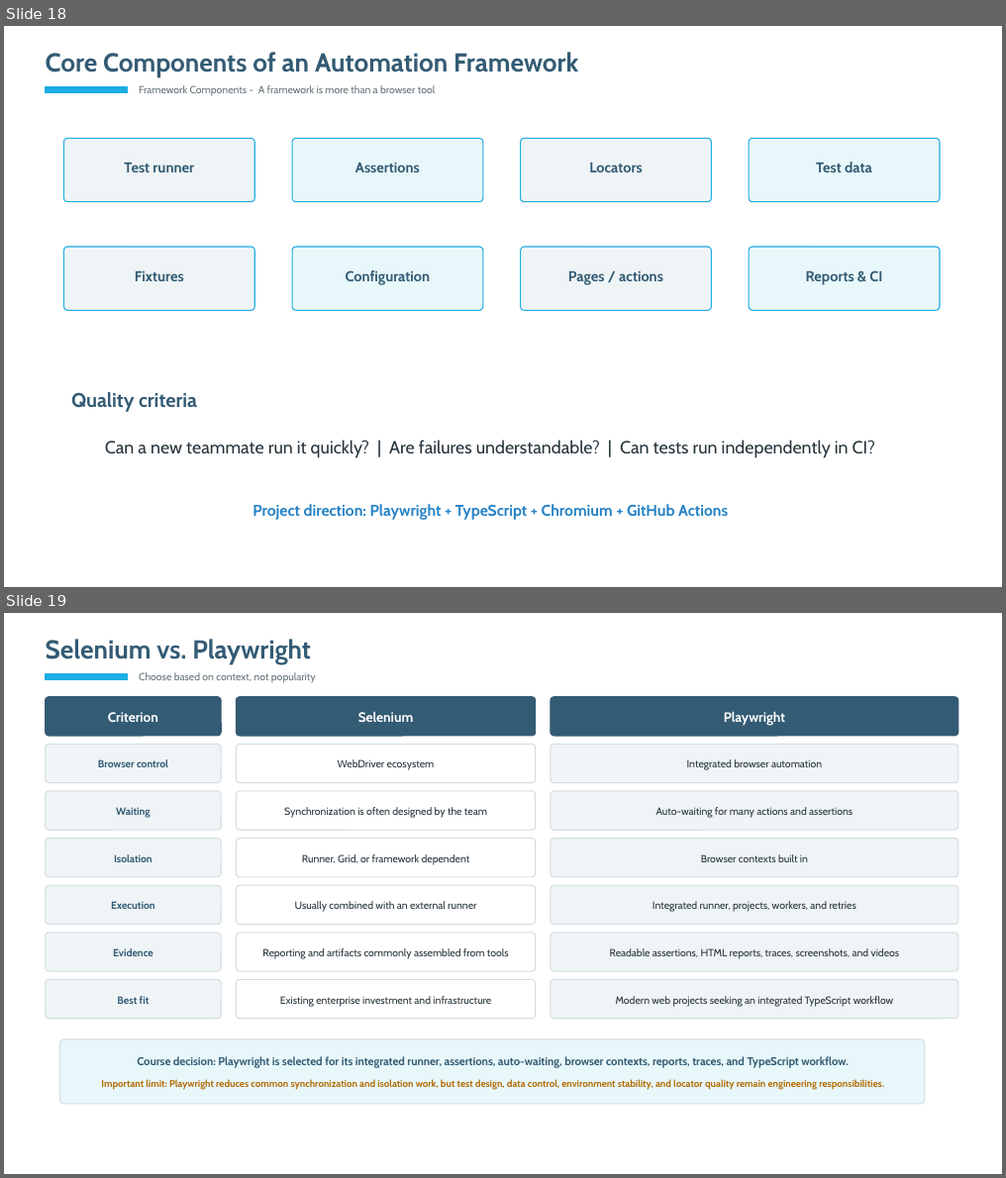
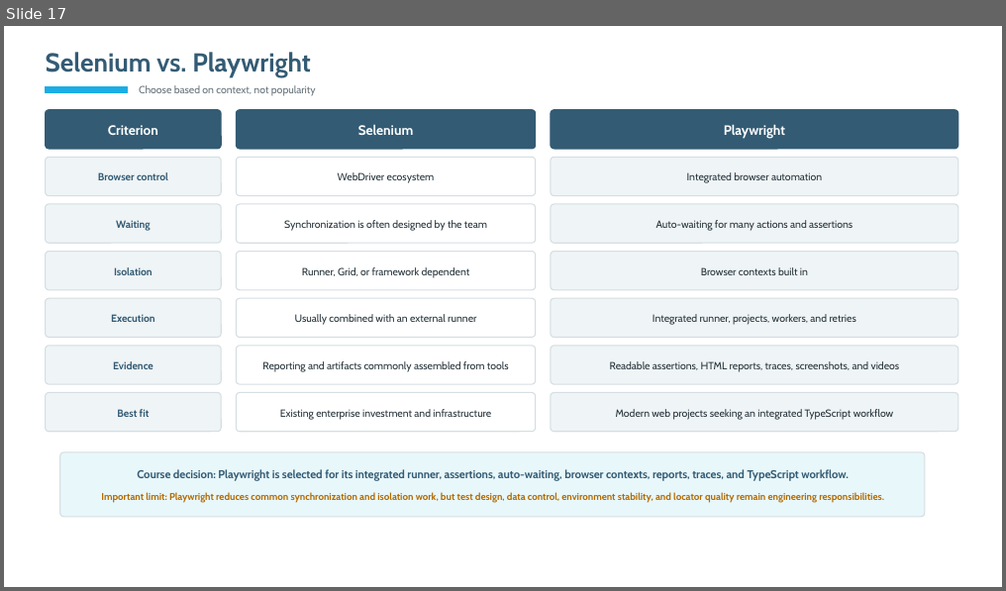
Before and after one commit to anaelince/web-automation, a slide deck: docs/M2-Introduction.pptx. Shown one above the other, each under a label of ours: slides 18 and 19 before the commit, slide 17 after it. The pictures are 1006x1178 and 1006x591 pixels, drawn with LibreOffice and Linux fonts; fonts in the diff are those of the drawing. Boxes give left, top, right and bottom in pixels: in the first picture for what was removed or moved away, otherwise in the second. Text is boxed around its words. In the diff, an @@ line names an element or a change of style, - is before the commit and + after.

```diff
--- a/docs/M2-Introduction.pptx
+++ b/docs/M2-Introduction.pptx
@@ slide 18 removed at bbox=[4, 26, 1002, 587], background #FFFFFF @@
@@ text removed at bbox=[46, 52, 578, 77] @@
-Core Components of an Automation Framework
@@ rectangle removed at bbox=[46, 87, 128, 92] @@
@@ text removed at bbox=[139, 85, 435, 96] @@
-Framework Components - A framework is more than a browser tool
@@ rounded rectangle removed at bbox=[63, 138, 254, 202] @@
@@ rounded rectangle removed at bbox=[292, 138, 483, 202] @@
@@ rounded rectangle removed at bbox=[521, 138, 712, 202] @@
@@ rounded rectangle removed at bbox=[748, 138, 940, 202] @@
@@ text removed at bbox=[124, 163, 194, 173] @@
-Test runner
@@ text removed at bbox=[355, 163, 420, 173] @@
-Assertions
@@ text removed at bbox=[589, 163, 642, 173] @@
-Locators
@@ text removed at bbox=[816, 162, 872, 173] @@
-Test data
@@ rounded rectangle removed at bbox=[63, 247, 254, 310] @@
@@ rounded rectangle removed at bbox=[292, 247, 483, 310] @@
@@ rounded rectangle removed at bbox=[521, 247, 712, 310] @@
@@ rounded rectangle removed at bbox=[748, 247, 940, 310] @@
@@ text removed at bbox=[135, 272, 184, 281] @@
-Fixtures
@@ text removed at bbox=[346, 271, 431, 285] @@
-Configuration
@@ text removed at bbox=[568, 272, 663, 285] @@
-Pages / actions
@@ text removed at bbox=[806, 271, 882, 285] @@
-Reports & CI
@@ text removed at bbox=[71, 392, 197, 412] @@
-Quality criteria
@@ text removed at bbox=[105, 440, 875, 459] @@
-Can a new teammate run it quickly? | Are failures understandable? | Can tests run independently in CI?
@@ text removed at bbox=[252, 504, 728, 520] @@
-Project direction: Playwright + TypeScript + Chromium + GitHub Actions
@@ what was slide 19 is now slide 17 @@
```
Also in this commit, not shown: 4 slides changed, 1 slide added, 3 other slides removed.
